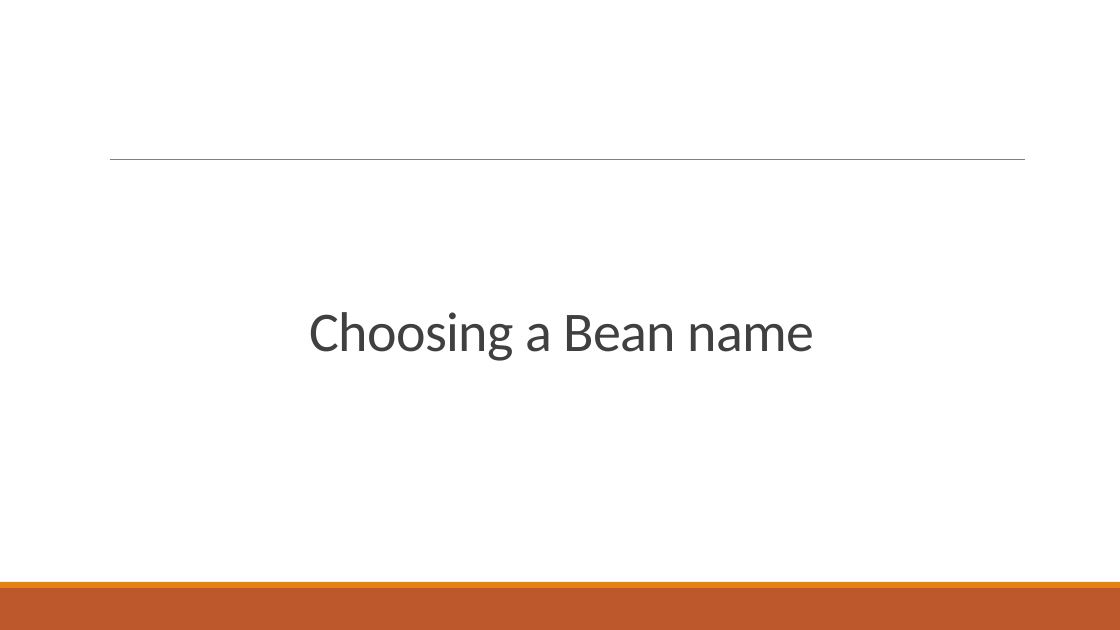
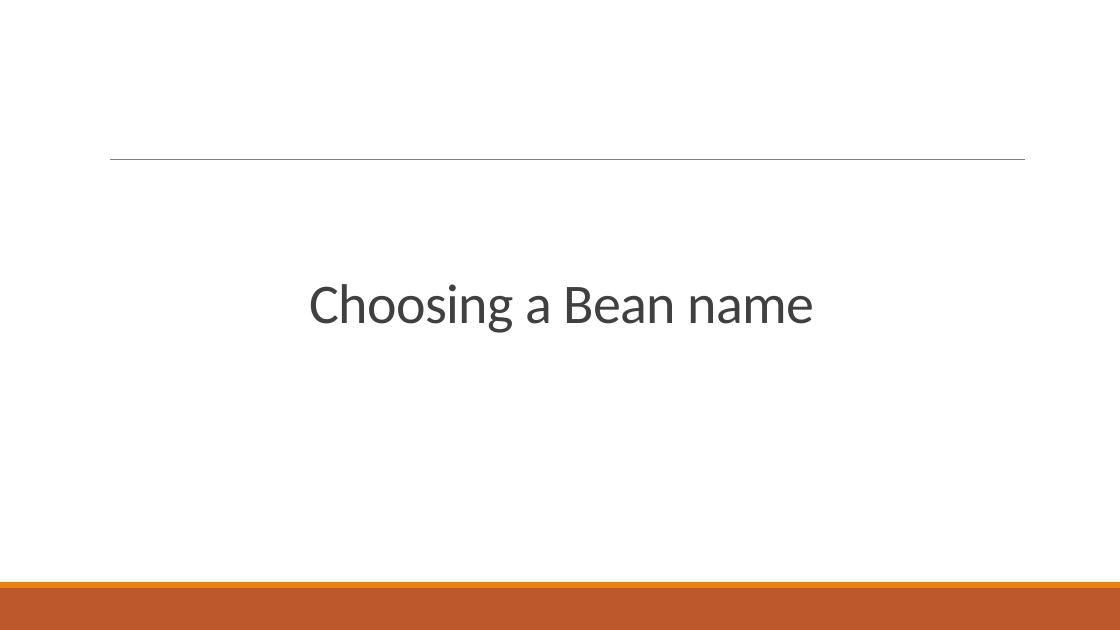
Before and after one commit to haminh10/JAVA_course_Spring_Hibernate_JPA, a slide deck: slide 4 of course/spring_lecture3.pptx. Drawn at 1120x630 pixels with LibreOffice and Linux fonts; fonts in the diff are those of the drawing. Boxes give left, top, right and bottom in pixels: in the first picture for what was removed or moved away, otherwise in the second. Text is boxed around its words. In the diff, an @@ line names an element or a change of style, - is before the commit and + after.

```diff
--- a/course/spring_lecture3.pptx
+++ b/course/spring_lecture3.pptx
@@ title "Choosing a Bean name": place and size @@
-title "Choosing a Bean name" at [309, 312, 815, 361]
+title "Choosing a Bean name" at [309, 284, 815, 333]
```
Also in this commit, not shown: 24 other slides changed, 8 other files.
